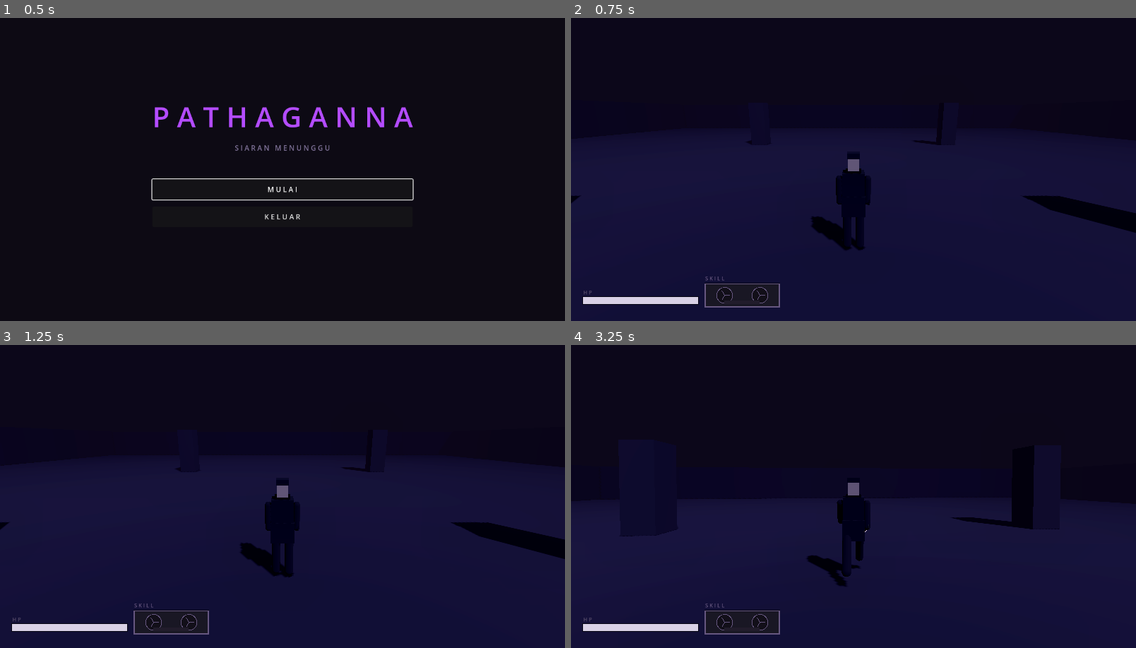
Above: before the commit, frames 1-4 (two rows, left to right).
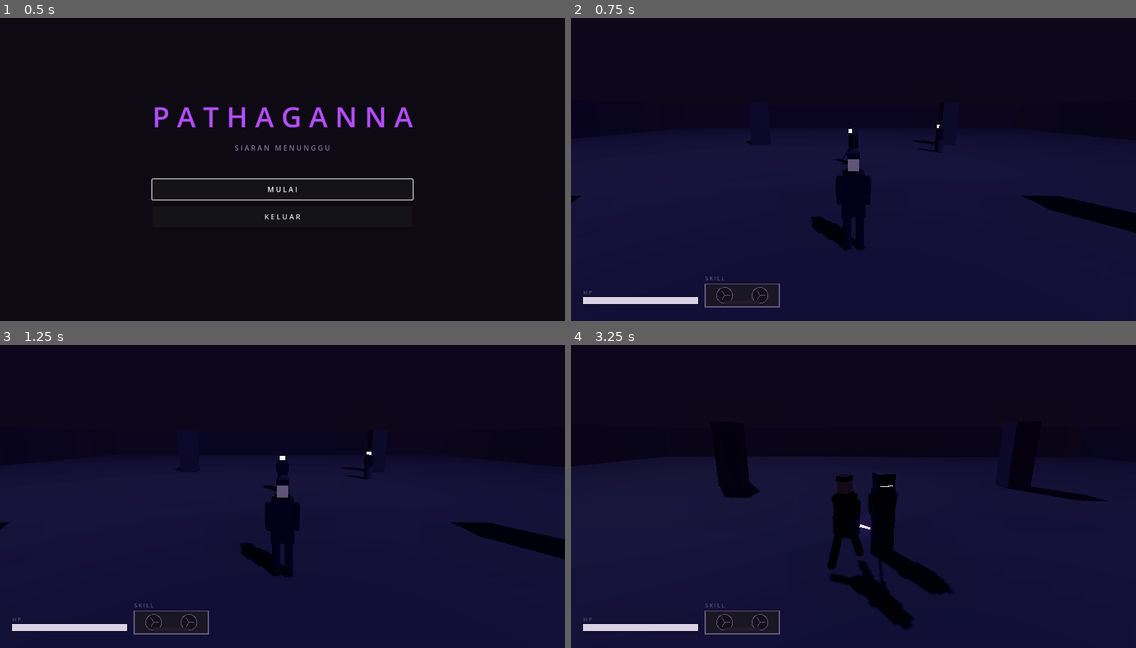
Above: after the commit, the same moments.

Repository: Watarufa/Pathaganna
Game: Godot game, scene res://scenes/main.tscn
Two runs of this game, one before a commit and one after it. Both use one fixed random seed, a clock stepped at 60 frames per second and the inputs below.
Inputs (mouse positions are in pixels of both pictures, inside the frame that each line leads up to):
- Up to frame 1 (0.5 s): no input
- Up to frame 2 (0.75 s): click "M U L A I" at 0.5 s
- Up to frame 3 (1.25 s): no input
- Up to frame 4 (3.25 s): move the mouse to (881, 487) at 1.27 s; hold W (move_forward) from 1.28 s (still down); click (881, 487) at 1.35 s; move the mouse to (825, 490) at 2.02 s; tap Shift (dodge) at 2.1 s; move the mouse to (864, 484) at 2.77 s; tap Tab (lockon) at 2.85 s

Frame 1 is identical in both runs. In frame 2, 0.1% of the frame differs, in the area x 46-66%, y 35-49%; in frame 3, 0.2%; in frame 4, 7.1%, in the area x 0-100%, y 33-94%.
Error before the commit: Parse Error: Cannot find member "CRT_OFF" in base "Palette". (res://scripts/enemies/dummy.gd:235)

Commit message:
replace telegraph strobe with screen fill that tops out on the hit

Diff:
--- /dev/null
+++ b/resources/materials/crt_off.tres
@@ -0,0 +1,6 @@
+[gd_resource type="StandardMaterial3D" format=3]
+
+[resource]
+albedo_color = Color(0.04, 0.05, 0.05, 1)
+metallic = 0.1
+roughness = 0.35
--- a/scripts/systems/palette.gd
+++ b/scripts/systems/palette.gd
@@ -11,6 +11,7 @@
 const NEON_PURPLE := preload("res://resources/materials/neon_purple.tres")
 const NEON_RED := preload("res://resources/materials/neon_red.tres")
 const CRT_SCREEN := preload("res://resources/materials/crt_screen.tres")
+const CRT_OFF := preload("res://resources/materials/crt_off.tres")
 const TELEGRAPH_WHITE := preload("res://resources/materials/telegraph_white.tres")
 const TELEGRAPH_RED := preload("res://resources/materials/telegraph_red.tres")
 const FLASH_OVERLAY := preload("res://resources/materials/flash_overlay.tres")
